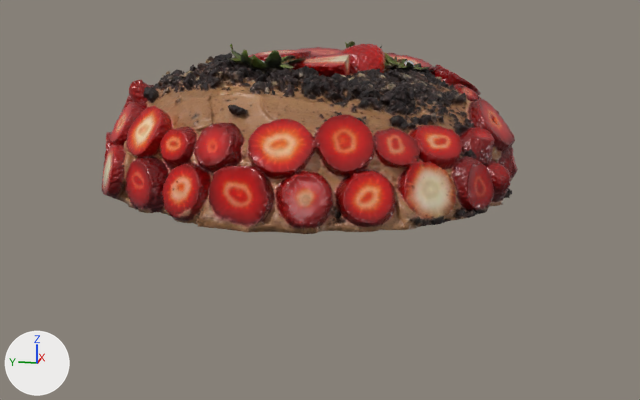
The glTF model gastronomia/modelos/torta-frutilla-chocolate.glb as it was, and as the next commit left it.
Before and after are seen from a 50 mm camera at (-0.498, -0.1, 0.11) aimed at (-0.004, -0.001, -0.013). The lights are fixed; the arrows at lower left show +X, +Y and +Z. The picture after the commit comes second. Mesh edges are drawn as thin lines on the coarser meshes.

In view in the first picture: 'strawberry_chocolate_cake'.
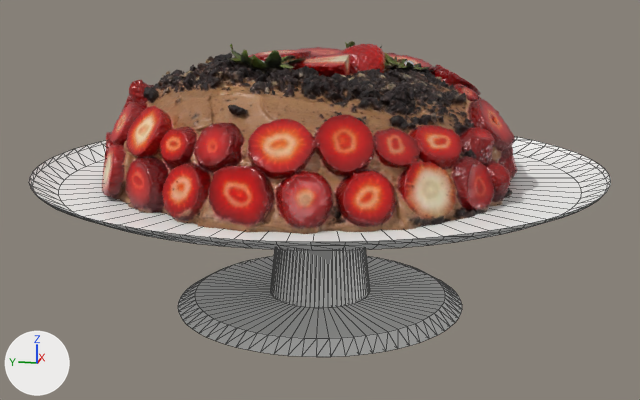
The newer file is also turned or shifted as a whole; pictures and numbers use the older file's frame.

The change in detail:
Material 'Material_2' (mat_material_2) is new.
Its base color is (0.965, 0.965, 0.947) (white #fbfbf9).
Its roughness is 0.35.
Material 'Material_1' (mat_material_1) is new.
Its base color is (0.965, 0.965, 0.947) (white #fbfbf9).
Its roughness is 0.35.
Mesh me_mesh_3 is new.
It has 220 vertices, 360 faces and spans x -0.162..0.162, y -0.162..0.162, z 0.076..0.084.
It uses material mat_material_2 (white #fbfbf9).
Mesh me_mesh_2 is new.
It has 148 vertices, 288 faces and spans x -0.03..0.03, y -0.03..0.03, z -0.035..0.035.
It uses material mat_material_1 (white #fbfbf9).
Mesh me_mesh_1 is new.
It has 148 vertices, 288 faces and spans x -0.085..0.085, y -0.085..0.085, z -0.003..0.003.
It uses material mat_material_1 (white #fbfbf9).
Object 'Mesh_3' (ob_mesh_3) is new; it shows me_mesh_3.
Its location is (0.0, 0.0, -0.076).
Object 'Mesh_2' (ob_mesh_2) is new; it shows me_mesh_2.
Its location is (0.0, 0.0, -0.035).
Object 'Mesh_1' (ob_mesh_1) is new; it shows me_mesh_1.
Its location is (0.0, 0.0, -0.073).

What differs and where, as boxes (x1, y1, x2, y2) in the pictures (640 x 400 px):
'Mesh_3', added: after (29, 137, 611, 250)
'Mesh_1', added: after (178, 256, 462, 357)
'Mesh_2', added: after (270, 249, 370, 308)
